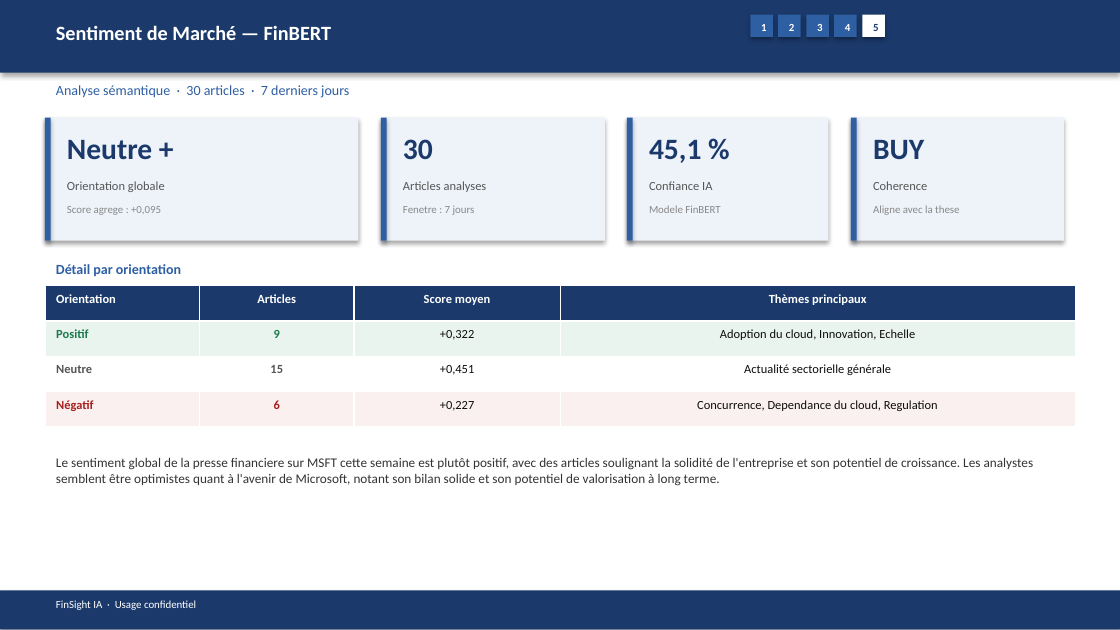
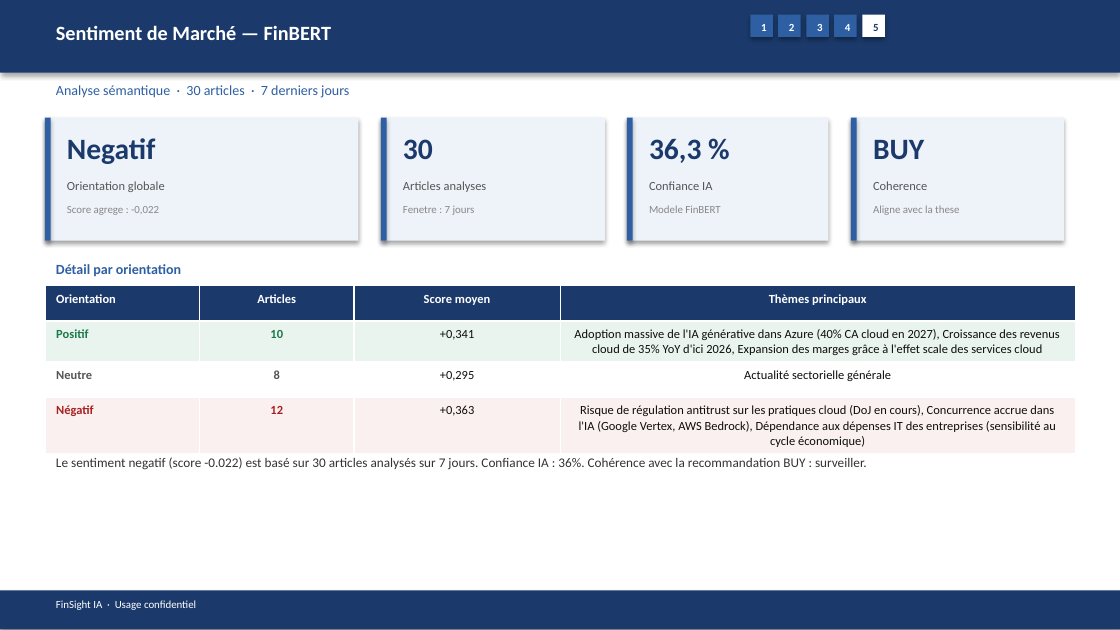
Before and after one commit to baptistejeh07-art/finsight-ia, a slide deck: slide 18 of preview/MSFT/MSFT_pitchbook.pptx. Drawn at 1120x630 pixels with LibreOffice and Linux fonts; fonts in the diff are those of the drawing. Boxes give left, top, right and bottom in pixels: in the first picture for what was removed or moved away, otherwise in the second. Text is boxed around its words. In the diff, an @@ line names an element or a change of style, - is before the commit and + after.

```diff
--- a/preview/MSFT/MSFT_pitchbook.pptx
+++ b/preview/MSFT/MSFT_pitchbook.pptx
@@ text at [67,138,156,164]: text changed @@
-Neutre +
+Negatif
@@ text at [649,139,701,163]: text changed @@
-45,1 %
+36,3 %
@@ text at [67,206,159,215]: text changed @@
-Score agrege : +0,095
+Score agrege : -0,022
@@ table at [45,286,1075,451] @@
-row 2: Positif | 9 | +0,322 | Adoption du cloud, Innovation, Echelle
+row 2: Positif | 10 | +0,341 | Adoption massive de l'IA générative dans Azure (40% CA cloud en 2027), Croissance des revenus cloud de 35% YoY d'ici 2026, Expansion des marges grâce à l'effet scale des services cloud
-row 3, column 2: 15
+row 3, column 2: 8
-row 3, column 3: +0,451
+row 3, column 3: +0,295
-row 4: Négatif | 6 | +0,227 | Concurrence, Dependance du cloud, Regulation
+row 4: Négatif | 12 | +0,363 | Risque de régulation antitrust sur les pratiques cloud (DoJ en cours), Concurrence accrue dans l'IA (Google Vertex, AWS Bedrock), Dépendance aux dépenses IT des entreprises (sensibilité au cycle économique)
@@ text at [56,457,867,470]: text changed @@
-Le sentiment global de la presse financiere sur MSFT cette semaine est plutôt positif, avec des articles soulignant la solidité de l'entreprise et son potentiel de croissance. Les analystes semblent être optimistes quant à l'avenir de Microsoft, notant son bilan solide et son potentiel de valorisation à long terme.
+Le sentiment negatif (score -0.022) est basé sur 30 articles analysés sur 7 jours. Confiance IA : 36%. Cohérence avec la recommandation BUY : surveiller.
```
Also in this commit, not shown: 14 other slides changed, 9 other files.
